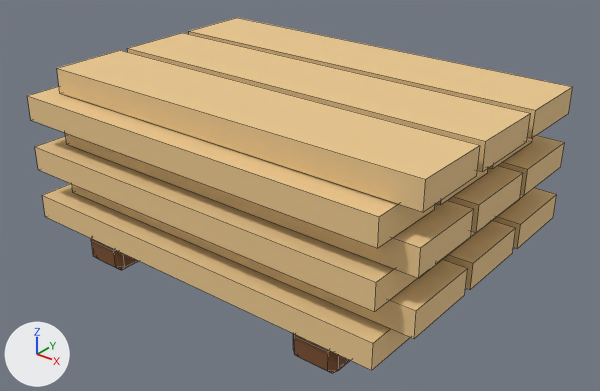
One commit to the FBX model client/CityBuilder/Assets/_Project/Art/Resources/Models/era1/prop_planks_l.fbx: the scene before it, then after it.
Rendered twice from a camera (50 mm lens) standing at (0.36, -0.438, 0.327) and looking at (0.013, -0.004, 0.058). Lighting does not change. The marker at lower left points along +X, +Y and +Z. The picture after the commit comes second. Mesh edges are drawn as thin lines. Where no turn or scale is listed for an object, it has been applied to the vertices.

Names of what the first picture shows: 'prop_planks_l'.
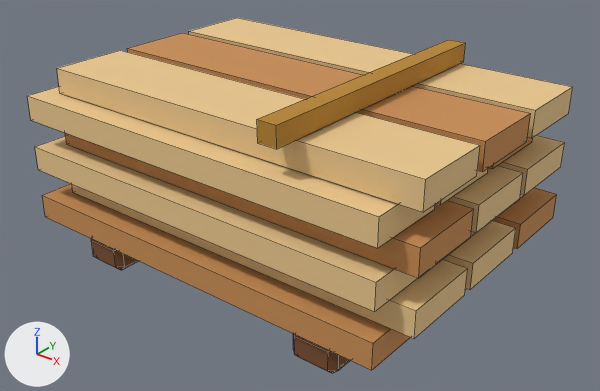
What differs and where, as boxes [x1, y1, x2, y2] in the pictures (600 x 391 px):
```json
{"part": 1, "of": "me_prop_planks_l", "change": "added", "after": [257, 39, 465, 149], "on screen": "brown"}
{"part": 2, "of": "me_prop_planks_l", "change": "surface changed", "before": [42, 33, 557, 370], "after": [42, 33, 557, 370], "on screen": "beige to brown"}
```

The change, as JSON lines over the scene's bpy script:
```json
{"block": "me_prop_planks_l", "where": "# used by ob_prop_planks_l; location = (0.0, 0.0, 0.0)"}
{"op": "remove", "block": "me_prop_planks_l", "code": "me_prop_planks_l.from_pydata(...)  # 192 vertices, 160 faces; spans x -0.164..0.164, y -0.106..0.106, z 0.0..0.145"}
{"op": "add", "block": "me_prop_planks_l", "code": "me_prop_planks_l.from_pydata(...)  # 200 vertices, 166 faces; spans x -0.164..0.164, y -0.108..0.108, z 0.0..0.161"}
{"block": "me_prop_planks_l", "change": "me_prop_planks_l part 1: a new loose piece, a box spanning x 0.065..0.079, y -0.108..0.108, z 0.146..0.161, in mat_m_palette_era1 (picture img_palette_era1_png)"}
{"block": "me_prop_planks_l", "change": "me_prop_planks_l part 2: 36 kept faces spanning x -0.164..0.164, y -0.106..0.106, z 0.024..0.145 get new texture (UV) coordinates"}
```
